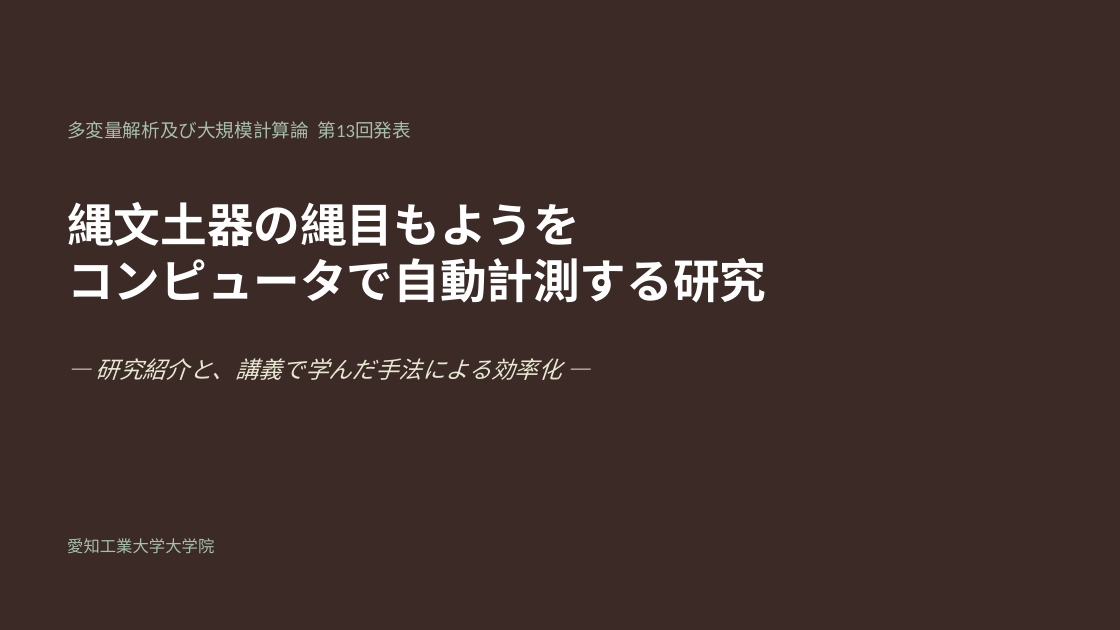
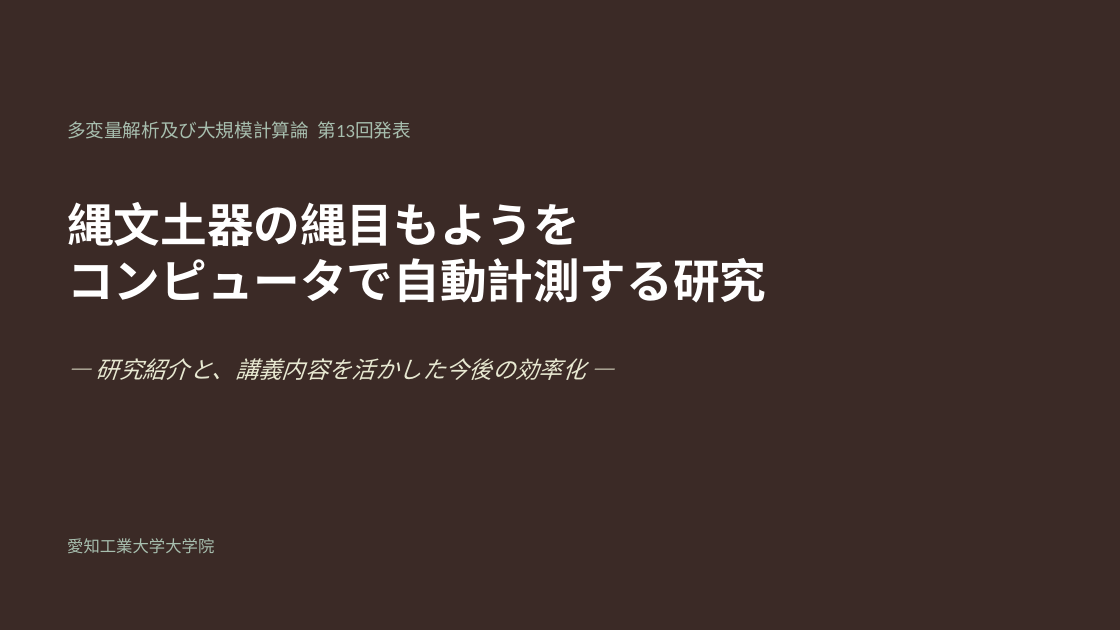
Before and after one commit to Ryusan09/MultivariatAanalysis, a slide deck: slide 1 of 13/第13回発表_修士研究と大規模計算.pptx. Drawn at 1120x630 pixels with LibreOffice and Linux fonts; fonts in the diff are those of the drawing. Boxes give left, top, right and bottom in pixels: in the first picture for what was removed or moved away, otherwise in the second. Text is boxed around its words. In the diff, an @@ line names an element or a change of style, - is before the commit and + after.

```diff
--- a/13/第13回発表_修士研究と大規模計算.pptx
+++ b/13/第13回発表_修士研究と大規模計算.pptx
@@ text at [96, 358, 586, 380]: text changed @@
-— 研究紹介と、講義で学んだ手法による効率化 —
+— 研究紹介と、講義内容を活かした今後の効率化 —
```
Also in this commit, not shown: 4 other slides changed, 1 slide removed.
